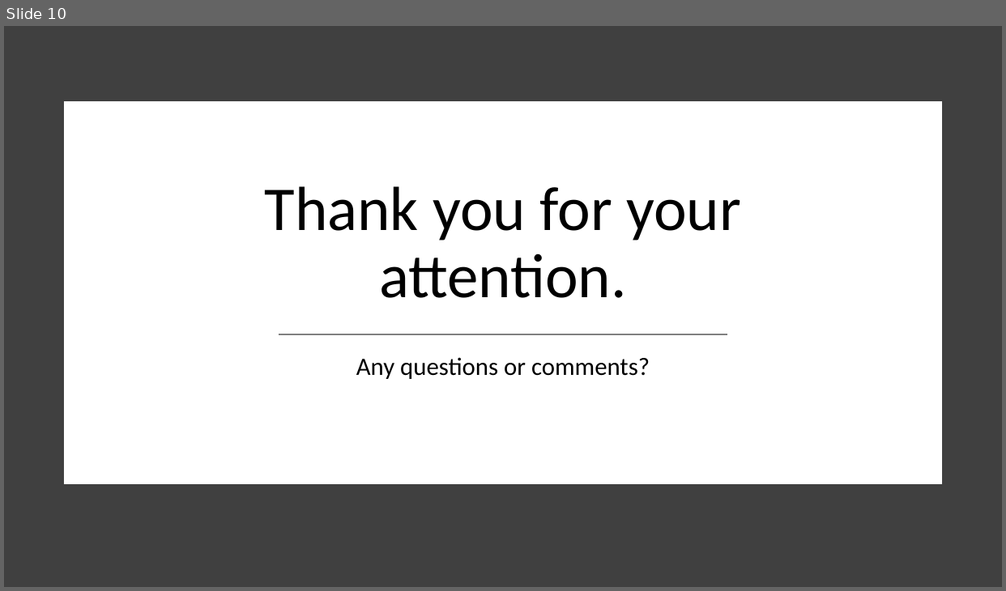
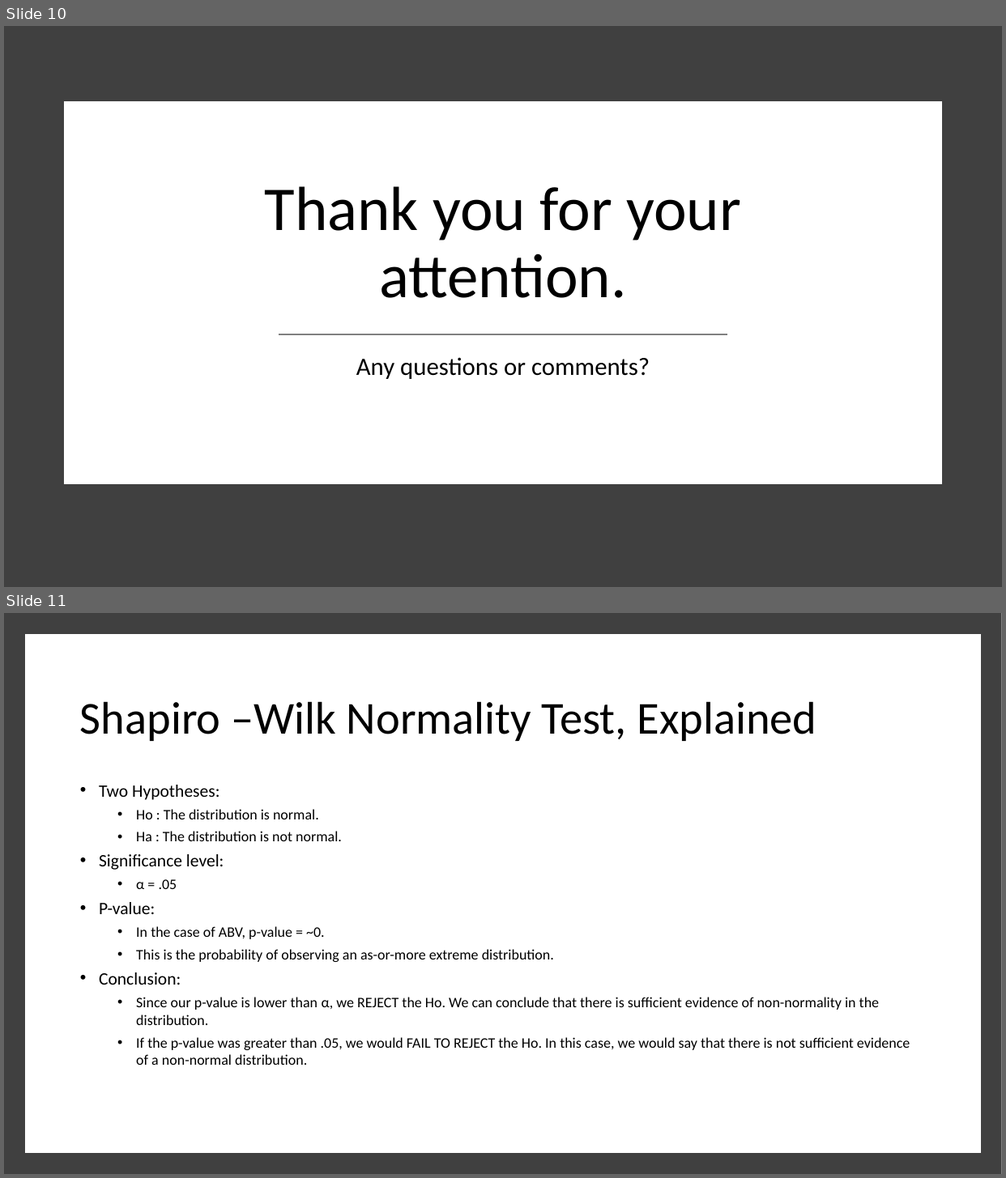
Before and after one commit to ericlaigaie/Case-Study-01, a slide deck: EDA_Presentation.pptx. Shown one above the other, each under a label of ours: slide 10 before the commit, slides 10 and 11 after it. The pictures are 1006x591 and 1006x1178 pixels, drawn with LibreOffice and Linux fonts; fonts in the diff are those of the drawing. Boxes give left, top, right and bottom in pixels: in the first picture for what was removed or moved away, otherwise in the second. Text is boxed around its words. In the diff, an @@ line names an element or a change of style, - is before the commit and + after.

Commit message:
Update EDA_Presentation.pptx
Added a slide explaining the shapiro wilk test for normality.

```diff
--- a/EDA_Presentation.pptx
+++ b/EDA_Presentation.pptx
@@ slide 11 added at box(4, 613, 1002, 1174), background #FFFFFF @@
@@ rectangle added at box(4, 613, 1002, 1174), fill #404040 @@
@@ rectangle added at box(30, 639, 976, 1148), fill #FFFFFF, outline #FFFFFF 10 pt @@
@@ title added at box(80, 701, 817, 741), 44 pt, text #000000 @@
+Shapiro –Wilk Normality Test, Explained
@@ text added at box(99, 785, 910, 1065), 14 pt, text #000000 @@
+• Two Hypotheses:
+  • Ho : The distribution is normal.
+  • Ha : The distribution is not normal.
+• Significance level:
+  • α = .05
+• P-value:
+  • In the case of ABV, p-value = ~0.
+  • This is the probability of observing an as-or-more extreme distribution.
+• Conclusion:
+  • Since our p-value is lower than α, we REJECT the Ho. We can conclude that there is sufficient evidence of non-normality in the distribution.
+  • If the p-value was greater than .05, we would FAIL TO REJECT the Ho. In this case, we would say that there is not sufficient evidence of a non-normal distribution.
```
Also in this commit, not shown: 1 slide changed.
